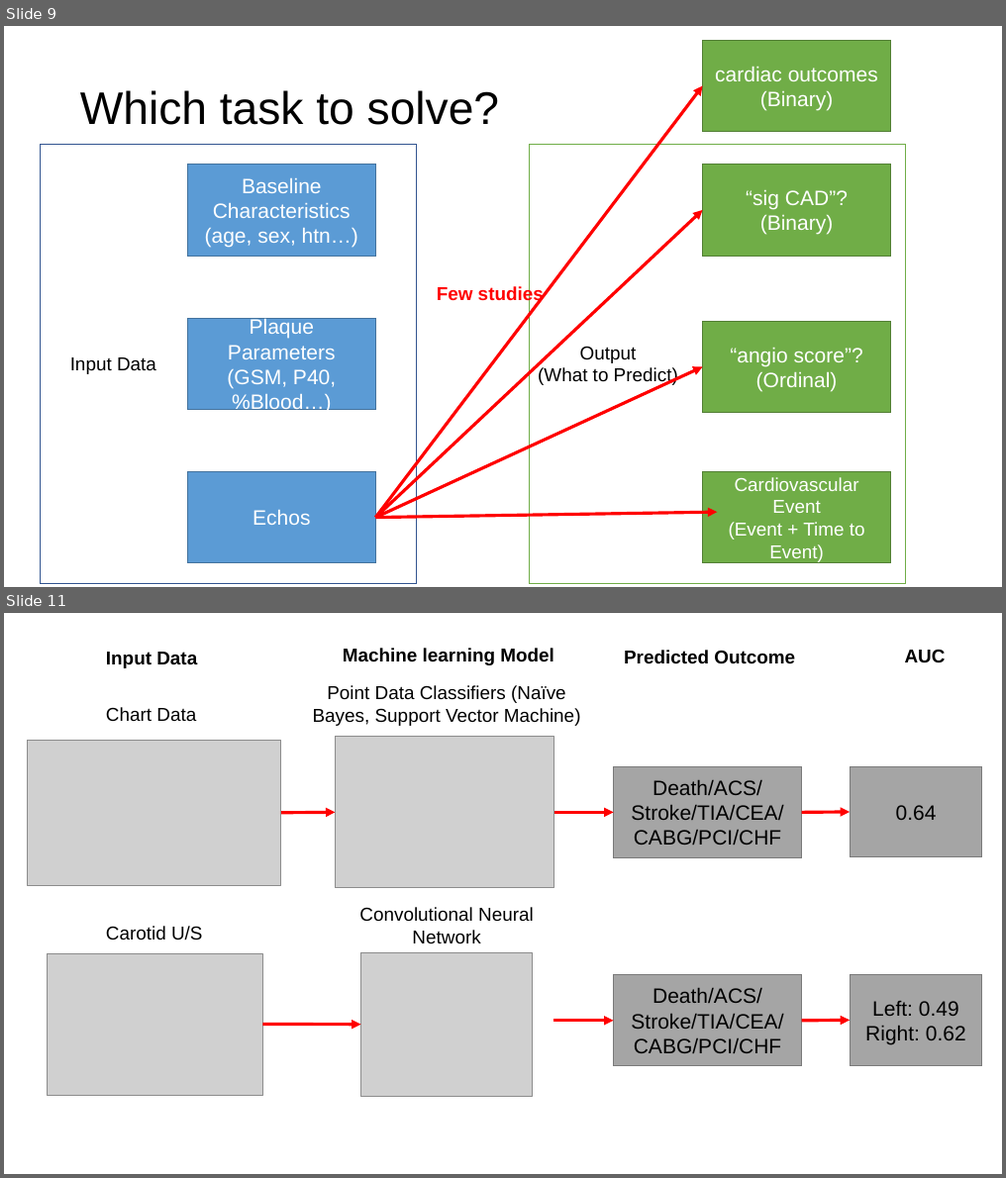
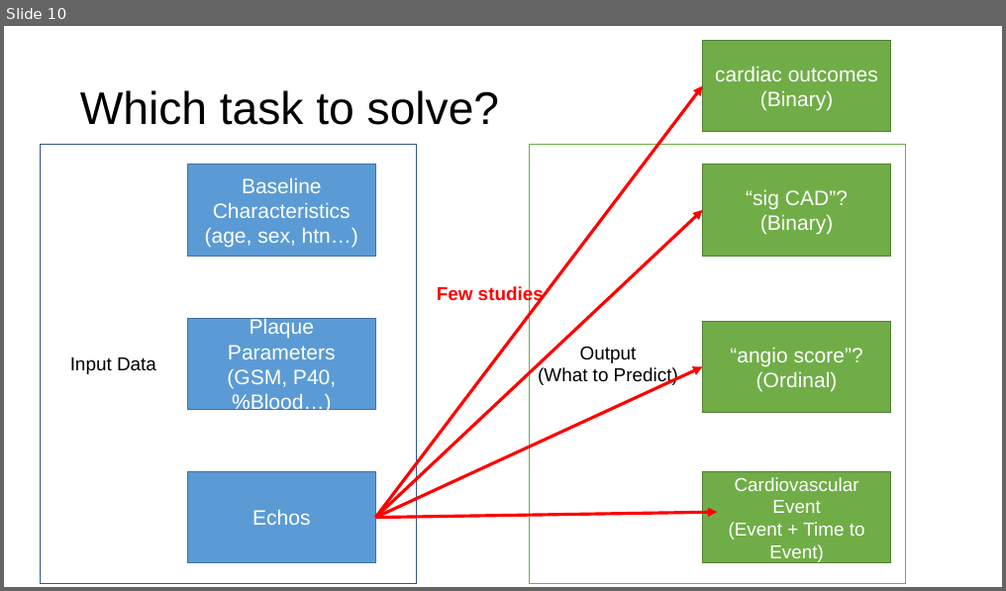
Before and after one commit to ricky-hu/carotid, a slide deck: mar2update.pptx. Shown one above the other, each under a label of ours: slides 9 and 11 before the commit, slide 10 after it; the slides between them are not shown. The pictures are 1006x1178 and 1006x591 pixels, drawn with LibreOffice and Linux fonts; fonts in the diff are those of the drawing; grey boxes stand for pictures. Boxes give left, top, right and bottom in pixels: in the first picture for what was removed or moved away, otherwise in the second. Text is boxed around its words. In the diff, an @@ line names an element or a change of style, - is before the commit and + after.

```diff
--- a/mar2update.pptx
+++ b/mar2update.pptx
@@ slide 11 removed at [4, 613, 1002, 1174], background #FFFFFF @@
@@ text removed at [106, 652, 197, 668] @@
-Input Data
@@ text removed at [343, 648, 554, 665] @@
-Machine learning Model
@@ text removed at [624, 650, 795, 664] @@
-Predicted Outcome
@@ text removed at [905, 649, 945, 663] @@
-AUC
@@ text removed at [313, 685, 581, 726] @@
-Point Data Classifiers (Naïve Bayes, Support Vector Machine)
@@ text removed at [106, 707, 196, 721] @@
-Chart Data
@@ picture removed at [27, 741, 281, 885] @@
@@ picture removed at [335, 737, 553, 888] @@
@@ rectangle removed at [614, 766, 801, 858] @@
-Death/ACS/Stroke/TIA/CEA/CABG/PCI/CHF
@@ rectangle removed at [849, 766, 982, 858] @@
-0.64
@@ arrow removed from (281, 813) to (335, 812) @@
@@ arrow removed from (554, 812) to (614, 812) @@
@@ arrow removed from (802, 812) to (849, 812) @@
@@ text removed at [359, 907, 534, 945] @@
-Convolutional Neural Network
@@ text removed at [106, 926, 202, 941] @@
-Carotid U/S
@@ picture removed at [48, 954, 263, 1095] @@
@@ picture removed at [361, 953, 533, 1096] @@
@@ rectangle removed at [614, 975, 801, 1066] @@
-Death/ACS/Stroke/TIA/CEA/CABG/PCI/CHF
@@ rectangle removed at [849, 975, 982, 1065] @@
-Left: 0.49
-Right: 0.62
@@ arrow removed from (263, 1025) to (361, 1025) @@
@@ arrow removed from (554, 1021) to (614, 1021) @@
@@ arrow removed from (802, 1021) to (849, 1020) @@
@@ what was slide 9 is now slide 10 @@
```
Also in this commit, not shown: 3 slides changed, 15 slides added, 6 other slides removed, 1 other file.
